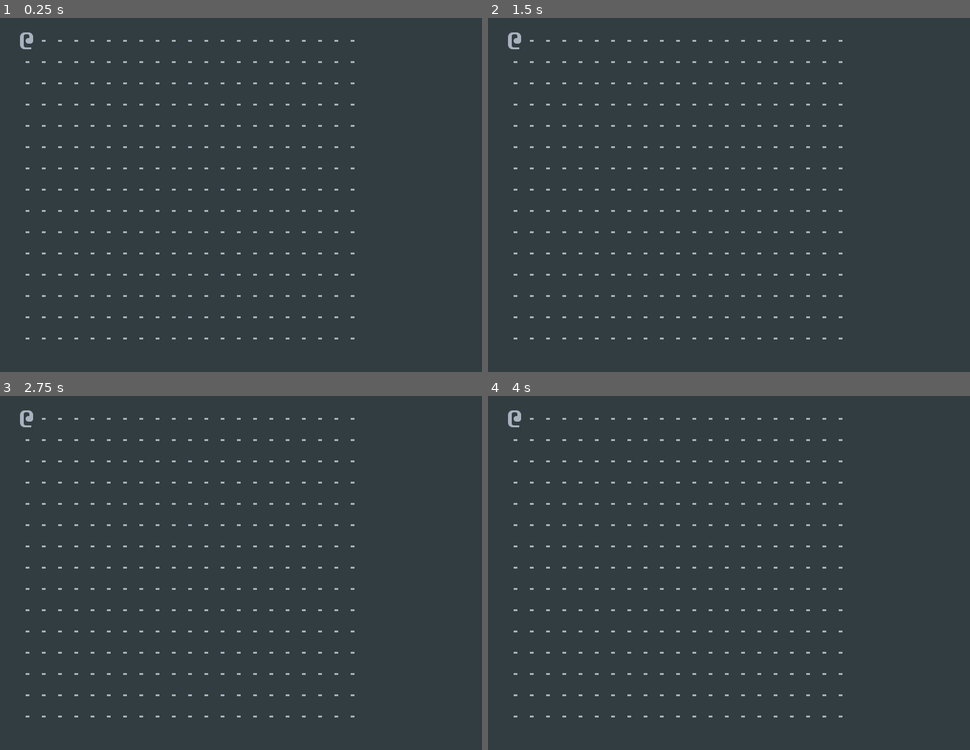
Above: before the commit, frames 1-4 (two rows, left to right).
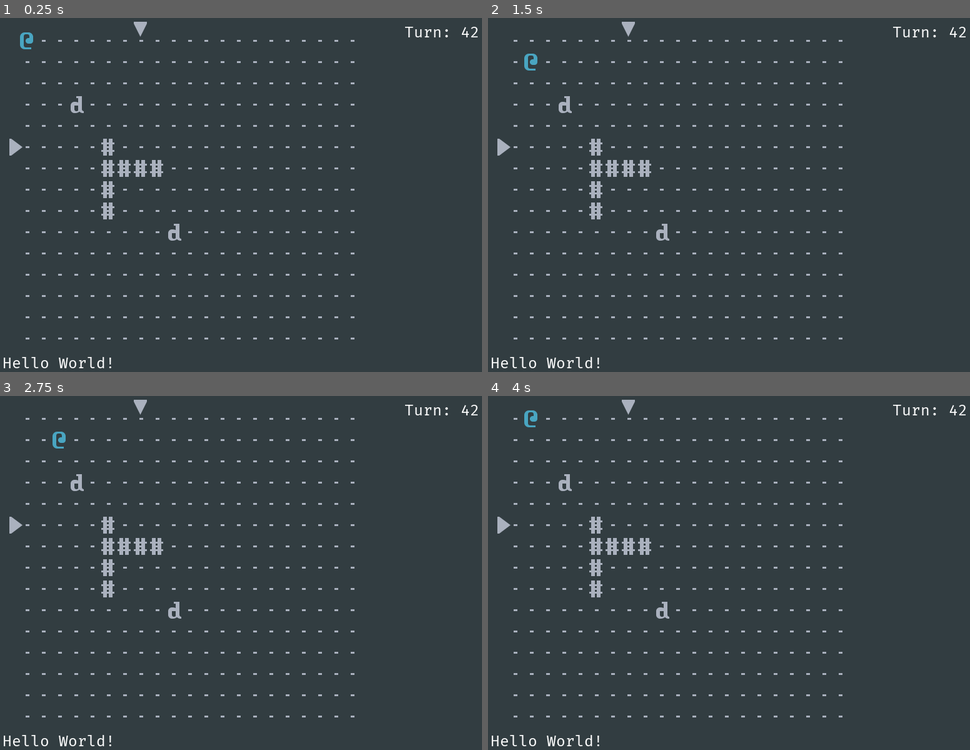
Above: after the commit, the same moments.

Repository: ZenCoderGames/ZRoguelikeGame
Game: Godot game, scene res://scene/main/MainScene.tscn
The game is run twice, just before and just after one commit, with the same random seed, the same clock (stepped at 60 frames per second) and the same inputs.
Inputs:
- Up to frame 1 (0.25 s): no input
- Up to frame 2 (1.5 s): tap Enter at 0.5 s; hold D (move_right, bound only after the commit) 0.53-1.28 s; tap Space at 1.25 s; hold S (move_down, bound only after the commit) from 1.28 s (still down)
- Up to frame 3 (2.75 s): tap Enter at 2 s; release S (move_down, bound only after the commit) at 2.03 s; hold D (move_right, bound only after the commit) from 2.03 s (still down)
- Up to frame 4 (4 s): tap Space at 2.75 s; release D (move_right, bound only after the commit) at 2.78 s; hold W (move_up, bound only after the commit) 2.78-3.53 s; tap Enter at 3.5 s; hold A (move_left, bound only after the commit) from 3.53 s (still down)

The runs differ from the first frame. In frame 1, 1.3% of the frame differs, in the area x 0-100%, y 1-99%; in frame 2, 1.4%; in frame 3, 1.4%; in frame 4, 1.4%.

Commit message:
Basic GUI started and input
Early starts for input and gui

Diff:
--- a/project.godot
+++ b/project.godot
@@ -20,6 +20,34 @@
 window/size/resizable=false
 window/energy_saving/keep_screen_on=false
 
+[input]
+
+move_left={
+"deadzone": 0.5,
+"events": [ Object(InputEventKey,"resource_local_to_scene":false,"resource_name":"","device":0,"alt":false,"shift":false,"control":false,"meta":false,"command":false,"pressed":false,"scancode":65,"physical_scancode":0,"unicode":0,"echo":false,"script":null)
+ ]
+}
+move_right={
+"deadzone": 0.5,
+"events": [ Object(InputEventKey,"resource_local_to_scene":false,"resource_name":"","device":0,"alt":false,"shift":false,"control":false,"meta":false,"command":false,"pressed":false,"scancode":68,"physical_scancode":0,"unicode":0,"echo":false,"script":null)
+ ]
+}
+move_up={
+"deadzone": 0.5,
+"events": [ Object(InputEventKey,"resource_local_to_scene":false,"resource_name":"","device":0,"alt":false,"shift":false,"control":false,"meta":false,"command":false,"pressed":false,"scancode":87,"physical_scancode":0,"unicode":0,"echo":false,"script":null)
+ ]
+}
+move_down={
+"deadzone": 0.5,
+"events": [ Object(InputEventKey,"resource_local_to_scene":false,"resource_name":"","device":0,"alt":false,"shift":false,"control":false,"meta":false,"command":false,"pressed":false,"scancode":83,"physical_scancode":0,"unicode":0,"echo":false,"script":null)
+ ]
+}
+exit={
+"deadzone": 0.5,
+"events": [ Object(InputEventKey,"resource_local_to_scene":false,"resource_name":"","device":0,"alt":false,"shift":false,"control":false,"meta":false,"command":false,"pressed":false,"scancode":16777217,"physical_scancode":0,"unicode":0,"echo":false,"script":null)
+ ]
+}
+
 [physics]
 
 common/enable_pause_aware_picking=true
--- /dev/null
+++ b/scene/gui/MainGUI.tscn
@@ -0,0 +1,26 @@
+[gd_scene load_steps=2 format=2]
+
+[ext_resource path="res://themes/guiTheme.tres" type="Theme" id=1]
+
+[node name="MainGUI" type="Control"]
+margin_right = 800.0
+margin_bottom = 601.0
+
+[node name="Bottom" type="Label" parent="."]
+margin_left = 10.0
+margin_top = 553.0
+margin_right = 265.0
+margin_bottom = 584.0
+theme = ExtResource( 1 )
+text = "Hello World!"
+valign = 1
+
+[node name="Sidebar" type="Label" parent="."]
+margin_left = 591.0
+margin_top = 24.0
+margin_right = 773.0
+margin_bottom = 44.0
+theme = ExtResource( 1 )
+text = "Turn: 42"
+align = 2
+valign = 1
--- a/scene/main/InitWorld.gd
+++ /dev/null
@@ -1,35 +0,0 @@
-# InitWorld.gd
-
-extends Node2D
-
-const Player := preload("res://sprite/PC.tscn")
-const Floor := preload("res://sprite/Floor.tscn")
-
-var _new_GroupName := preload("res://library/GroupName.gd").new()
-var _new_ConvertCoord := preload("res://library/ConvertCoord.gd").new()
-var _new_DungeonSize := preload("res://library/DungeonSize.gd").new()
-
-func _ready() -> void:
-	_init_room()
-
-func _init_room():
-	_init_floor()
-	_init_player()
-
-func _init_floor():
-	for r in _new_DungeonSize.MAX_X:
-		for c in _new_DungeonSize.MAX_Y:
-			_create_sprite(str(r) + "_" + str(c), Floor, _new_GroupName.room_floor, r, c)
-
-func _init_player():
-	_create_sprite("pc", Player, _new_GroupName.pc, 0, 0)
-
-func _create_sprite(name : String, prefab: PackedScene, group: String, x: int, y: int,
-		x_offset: int = 0, y_offset: int = 0) -> void:
-	var new_sprite := prefab.instance() as Sprite
-	new_sprite.position = _new_ConvertCoord.index_to_vector(x, y, x_offset, y_offset)
-	new_sprite.name = name
-	new_sprite.add_to_group(group)
-
-	add_child(new_sprite)
-	pass
--- a/scene/main/MainScene.tscn
+++ b/scene/main/MainScene.tscn
@@ -1,8 +1,15 @@
-[gd_scene load_steps=2 format=2]
+[gd_scene load_steps=4 format=2]
 
-[ext_resource path="res://scene/main/InitWorld.gd" type="Script" id=1]
+[ext_resource path="res://scripts/InitWorld.gd" type="Script" id=1]
+[ext_resource path="res://scene/gui/MainGUI.tscn" type="PackedScene" id=2]
+[ext_resource path="res://scripts/PlayerInput.gd" type="Script" id=3]
 
 [node name="MainScene" type="Node2D"]
 
 [node name="InitWorld" type="Node2D" parent="."]
 script = ExtResource( 1 )
+
+[node name="PlayerInput" type="Node" parent="InitWorld"]
+script = ExtResource( 3 )
+
+[node name="MainGUI" parent="." instance=ExtResource( 2 )]
--- /dev/null
+++ b/scripts/InitWorld.gd
@@ -0,0 +1,64 @@
+# InitWorld.gd
+
+extends Node2D
+
+const Player := preload("res://sprite/PC.tscn")
+const Floor := preload("res://sprite/Floor.tscn")
+const Wall := preload("res://sprite/Wall.tscn")
+const ArrowX := preload("res://sprite/ArrowX.tscn")
+const ArrowY := preload("res://sprite/ArrowY.tscn")
+const Dwarf := preload("res://sprite/Dwarf.tscn")
+
+var _new_GroupName := preload("res://scripts/library/GroupName.gd").new()
+var _new_ConvertCoord := preload("res://scripts/library/ConvertCoord.gd").new()
+var _new_DungeonSize := preload("res://scripts/library/DungeonSize.gd").new()
+
+# signals
+signal OnPlayerCreated(newPlayer)
+
+func _ready() -> void:
+	_init_room()
+
+func _init_room():
+	_init_floor()
+	_init_walls()
+	_init_arrows()
+	_init_enemies()
+	_init_player()
+
+func _init_floor():
+	for r in _new_DungeonSize.MAX_X:
+		for c in _new_DungeonSize.MAX_Y:
+			_create_sprite(str(r) + "_" + str(c), Floor, _new_GroupName.room_floor, r, c)
+
+func _init_walls():
+	_create_sprite("wall", Wall, _new_GroupName.room_floor, 5, 5)
+	_create_sprite("wall", Wall, _new_GroupName.room_floor, 5, 6)
+	_create_sprite("wall", Wall, _new_GroupName.room_floor, 5, 7)
+	_create_sprite("wall", Wall, _new_GroupName.room_floor, 5, 8)
+	_create_sprite("wall", Wall, _new_GroupName.room_floor, 5, 6)
+	_create_sprite("wall", Wall, _new_GroupName.room_floor, 6, 6)
+	_create_sprite("wall", Wall, _new_GroupName.room_floor, 7, 6)
+	_create_sprite("wall", Wall, _new_GroupName.room_floor, 8, 6)
+
+func _init_arrows():
+	_create_sprite("arrow", ArrowY, _new_GroupName.room_floor, 7, 0, 0, -20)
+	_create_sprite("arrow", ArrowX, _new_GroupName.room_floor, 0, 5, -20)
+
+func _init_enemies():
+	_create_sprite("dwarf", Dwarf, _new_GroupName.enemies, 3, 3)
+	_create_sprite("dwarf", Dwarf, _new_GroupName.enemies, 9, 9)
+
+func _init_player():
+	var pc:Sprite = _create_sprite("pc", Player, _new_GroupName.pc, 0, 0)
+	emit_signal("OnPlayerCreated", pc)
+
+func _create_sprite(name : String, prefab: PackedScene, group: String, x: int, y: int,
+		x_offset: int = 0, y_offset: int = 0):
+	var new_sprite := prefab.instance() as Sprite
+	new_sprite.position = _new_ConvertCoord.index_to_vector(x, y, x_offset, y_offset)
+	new_sprite.name = name
+	new_sprite.add_to_group(group)
+
+	add_child(new_sprite)
+	return new_sprite
--- /dev/null
+++ b/scripts/PlayerInput.gd
@@ -0,0 +1,37 @@
+# PlayerInput.gd
+
+extends Node
+
+var _new_InputName := preload("res://scripts/library/InputTypes.gd").new()
+var _new_ConvertCoord := preload("res://scripts/library/ConvertCoord.gd").new()
+var _new_DungeonSize := preload("res://scripts/library/DungeonSize.gd").new()
+
+var player:Sprite = null
+
+func _ready():
+	var __  = get_node("..").connect("OnPlayerCreated", self,
+			"_onPlayerCreated")
+
+func _unhandled_input(event: InputEvent) -> void:
+	var source:Array = _new_ConvertCoord.vector_to_array(player.position)
+	var x:int = source[0]
+	var y:int = source[1]
+
+	if event.is_action_pressed(_new_InputName.MOVE_LEFT):
+		x -= 1
+	elif event.is_action_pressed(_new_InputName.MOVE_RIGHT):
+		x += 1
+	elif event.is_action_pressed(_new_InputName.MOVE_UP):
+		y -= 1
+	elif event.is_action_pressed(_new_InputName.MOVE_DOWN):
+		y += 1
+
+	if x>=0 and y>=0 and x<_new_DungeonSize.MAX_X and y<_new_DungeonSize.MAX_Y:
+		player.position = _new_ConvertCoord.index_to_vector(x, y)
+
+	if event.is_action_pressed(_new_InputName.EXIT_GAME):
+		get_tree().quit()
+
+
+func _onPlayerCreated(newPlayer:Sprite):
+	player = newPlayer
--- a/library/GroupName.gd
+++ b/scripts/library/GroupName.gd
@@ -3,3 +3,5 @@
 const pc: String = "pc"
 const room: String = "room"
 const room_floor: String = "floor"
+const room_wall: String = "wall"
+const enemies: String = "enemies"
--- /dev/null
+++ b/scripts/library/InputTypes.gd
@@ -0,0 +1,8 @@
+# InputTypes.gd
+
+const EXIT_GAME: String = "exit"
+
+const MOVE_LEFT: String = "move_left"
+const MOVE_RIGHT: String = "move_right"
+const MOVE_UP: String = "move_up"
+const MOVE_DOWN: String = "move_down"
--- a/sprite/ArrowY.tscn
+++ b/sprite/ArrowY.tscn
@@ -5,7 +5,7 @@
 [sub_resource type="AtlasTexture" id=1]
 flags = 4
 atlas = ExtResource( 1 )
-region = Rect2( 336, 36, 24, 36 )
+region = Rect2( 360, 36, 24, 36 )
 
 [node name="ArrowY" type="Sprite"]
 modulate = Color( 0.670588, 0.698039, 0.74902, 1 )
--- a/sprite/PC.tscn
+++ b/sprite/PC.tscn
@@ -8,5 +8,5 @@
 region = Rect2( 0, 144, 24, 36 )
 
 [node name="PC" type="Sprite"]
-modulate = Color( 0.670588, 0.698039, 0.74902, 1 )
+modulate = Color( 0.290196, 0.65098, 0.760784, 1 )
 texture = SubResource( 1 )
--- /dev/null
+++ b/themes/guiTheme.tres
@@ -0,0 +1,10 @@
+[gd_resource type="Theme" load_steps=3 format=2]
+
+[ext_resource path="res://resource/FiraCode-Regular.ttf" type="DynamicFontData" id=1]
+
+[sub_resource type="DynamicFont" id=1]
+size = 24
+font_data = ExtResource( 1 )
+
+[resource]
+default_font = SubResource( 1 )
Renamed: library/ConvertCoord.gd -> scripts/library/ConvertCoord.gd
Renamed: library/DungeonSize.gd -> scripts/library/DungeonSize.gd
